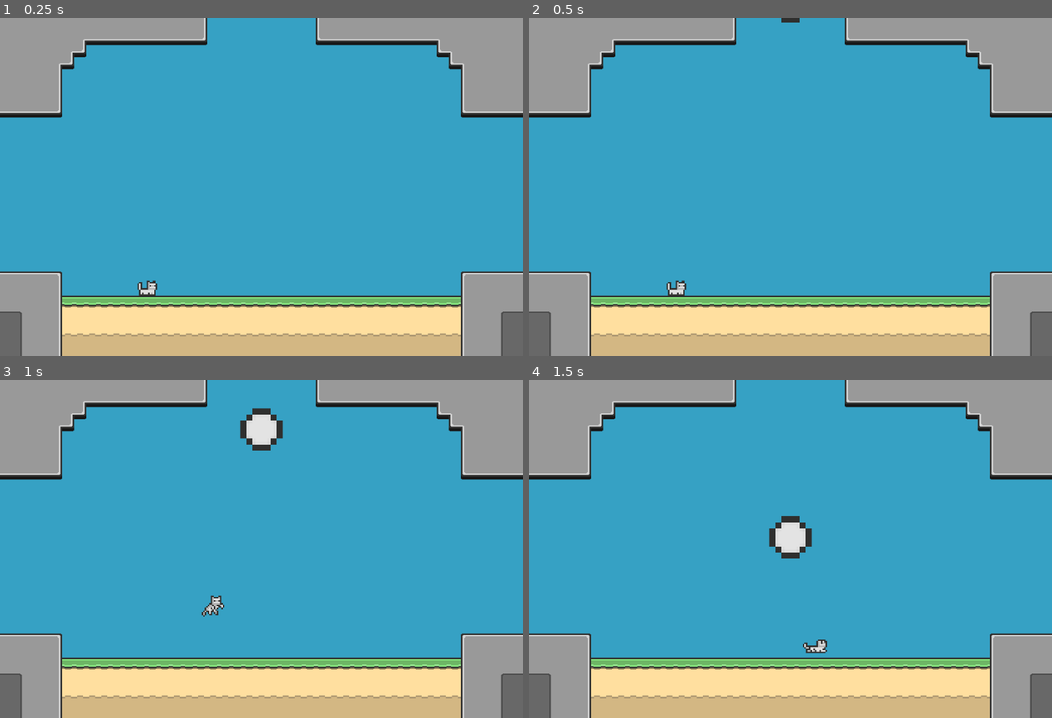
Above: before the commit, frames 1-4 (two rows, left to right).
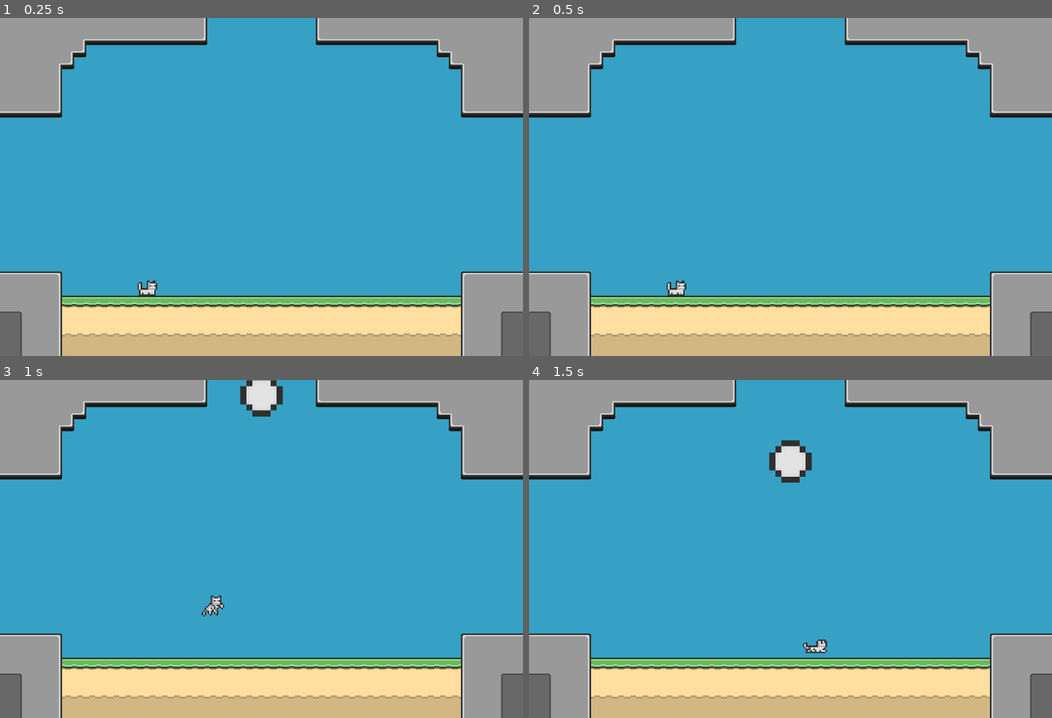
Above: after the commit, the same moments.

Repository: t0qen/juxtra-game
Game: Godot game, scene res://scenes/roots.tscn
The game is run twice, just before and just after one commit, with the same random seed, the same clock (stepped at 60 frames per second) and the same inputs.
Inputs:
- Up to frame 1 (0.25 s): no input
- Up to frame 2 (0.5 s): no input
- Up to frame 3 (1 s): tap Enter at 0.5 s; hold D (move_right_1) from 0.53 s (still down); tap X (dash_1) at 0.6 s; tap Z (jump_1) at 0.77 s
- Up to frame 4 (1.5 s): keep holding D (move_right_1); tap X (dash_1) at 1.35 s

Frame 1 is identical in both runs. In frame 2, less than 0.1% of the frame differs, in the area x 48-52%, y 0-2%; in frame 3, 1.4%; in frame 4, 1.6%, in the area x 45-55%, y 17-53%.

Commit message:
Modified gravity

Diff:
--- a/project.godot
+++ b/project.godot
@@ -78,6 +78,10 @@
 2d_physics/layer_3="Goal"
 2d_physics/layer_4="Ground"
 
+[physics]
+
+2d/default_gravity=100.0
+
 [rendering]
 
 renderer/rendering_method="gl_compatibility"
--- a/scenes/root_ball.tscn
+++ b/scenes/root_ball.tscn
@@ -18,7 +18,7 @@
 collision_mask = 9
 mass = 1.5
 physics_material_override = SubResource("PhysicsMaterial_4mlqk")
-gravity_scale = 0.25
+gravity_scale = 1.5
 lock_rotation = true
 contact_monitor = true
 max_contacts_reported = 100
